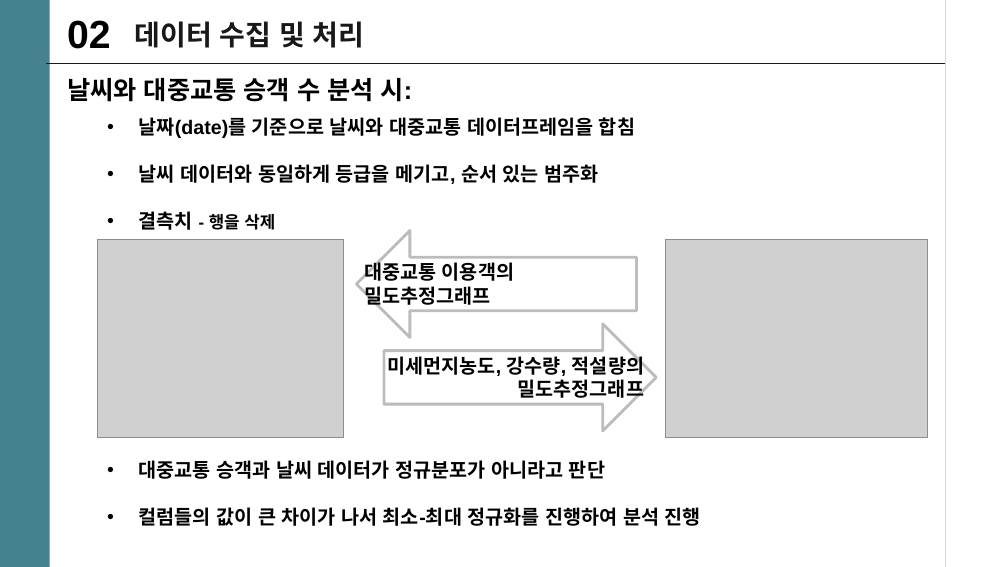
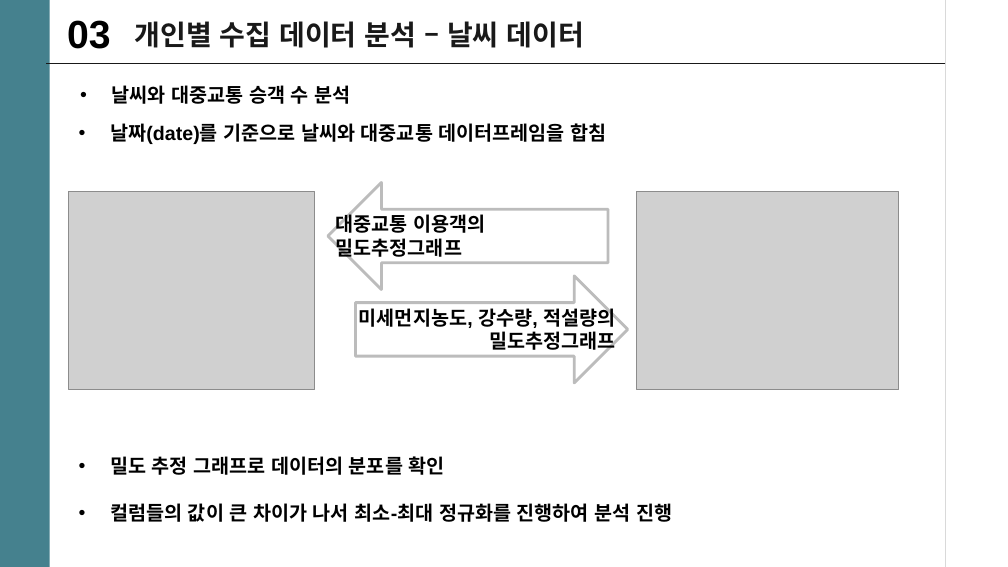
Before and after one commit to mini-project-y/1st_mini_project, a slide deck: slide 22 of Mook/PJT_유현수_수정본.pptx (slide 27 before the commit). Drawn at 1008x567 pixels with LibreOffice and Linux fonts; fonts in the diff are those of the drawing; grey boxes stand for pictures. Boxes give left, top, right and bottom in pixels: in the first picture for what was removed or moved away, otherwise in the second. Text is boxed around its words. In the diff, an @@ line names an element or a change of style, - is before the commit and + after.

```diff
--- a/Mook/PJT_유현수_수정본.pptx
+++ b/Mook/PJT_유현수_수정본.pptx
@@ text at (67, 20, 111, 49): text changed @@
-02
+03
@@ text removed at (135, 21, 365, 48) @@
-데이터 수집 및 처리
@@ text added at (135, 21, 583, 48), 20 pt, text #191919, bold @@
+개인별 수집 데이터 분석 – 날씨 데이터
@@ text at (112, 85, 350, 104): text changed; size 18 to 14 pt; font Arial to Noto Sans CJK KR @@
-날씨와 대중교통 승객 수 분석 시:
+• 날씨와 대중교통 승객 수 분석
@@ text "날짜(date)를 기준으로 날씨와 대중교통 데이터프레임을 ...": place and size @@
-text "날짜(date)를 기준으로 날씨와 대중교통 데이터프레임을 ..." at (139, 117, 701, 526)
+text "날짜(date)를 기준으로 날씨와 대중교통 데이터프레임을 ..." at (110, 123, 672, 522)
@@ text "대중교통 이용객의": place and size @@
-text "대중교통 이용객의" at (364, 259, 514, 308)
+text "대중교통 이용객의" at (336, 211, 485, 261)
@@ 2 pictures, 2 right arrows, 1 text: place and size @@
-2 pictures, 2 right arrows, 1 text at (98, 231, 927, 438)
+2 pictures, 2 right arrows, 1 text at (69, 182, 898, 390)
@@ text at (110, 456, 445, 475): text changed @@
-• 날씨 데이터와 동일하게 등급을 메기고, 순서 있는 범주화
-• 결측치 - 행을 삭제
-• 대중교통 승객과 날씨 데이터가 정규분포가 아니라고 판단
+• 밀도 추정 그래프로 데이터의 분포를 확인
```
Also in this commit, not shown: 14 other slides changed, 6 slides added, 5 slides removed.
